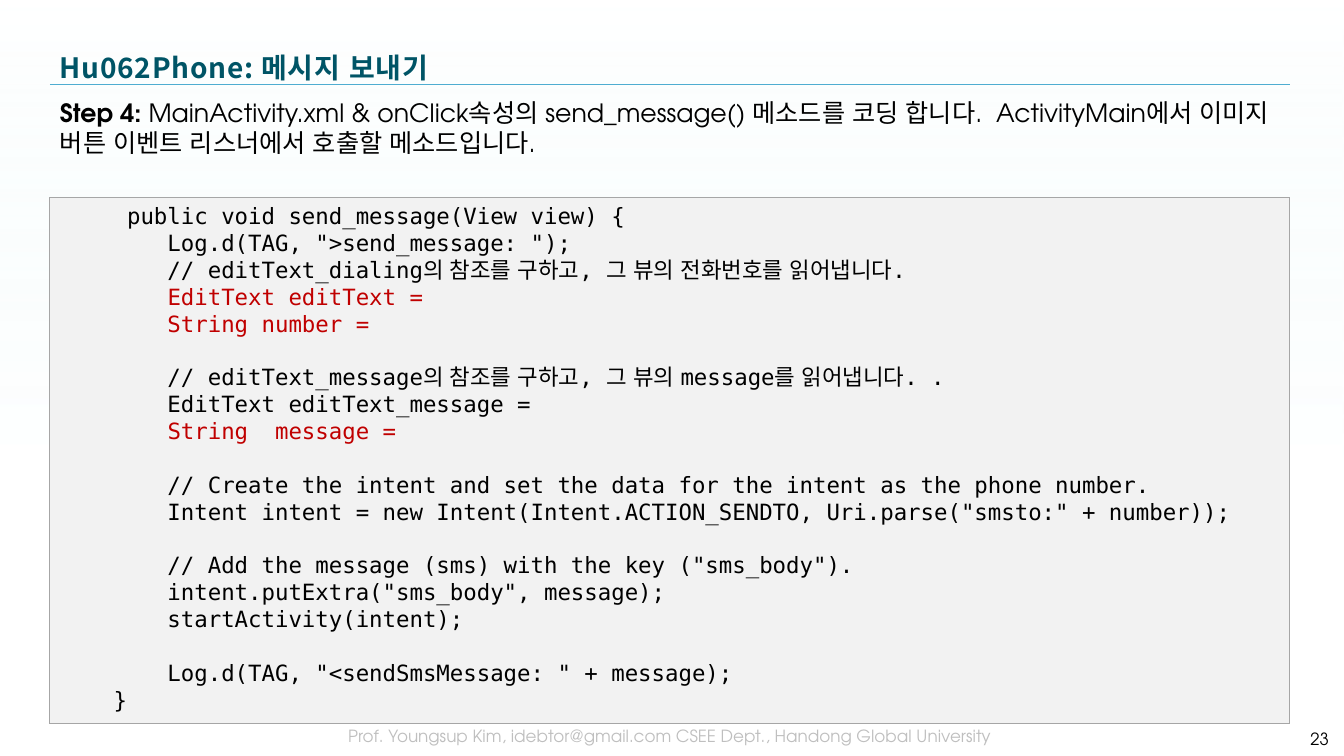
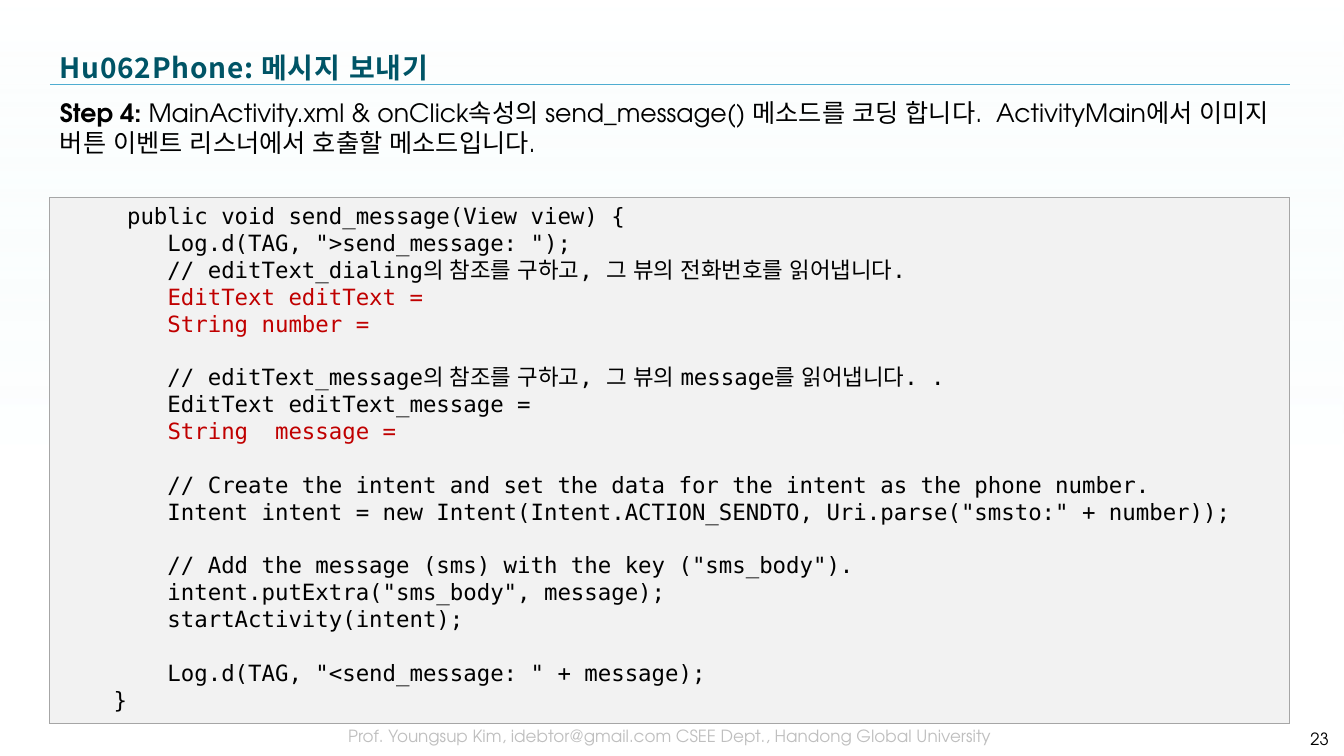
Before and after one commit to tae7841/HuStarAS, a slide deck: slide 23 of ppts/06Service.pptx. Drawn at 1344x756 pixels with LibreOffice and Linux fonts; fonts in the diff are those of the drawing; background and template pictures are left out. Boxes give left, top, right and bottom in pixels: in the first picture for what was removed or moved away, otherwise in the second. Text is boxed around its words. In the diff, an @@ line names an element or a change of style, - is before the commit and + after.

```diff
--- a/ppts/06Service.pptx
+++ b/ppts/06Service.pptx
@@ text in rectangle at (167, 664, 705, 687): text changed @@
-Log.d(TAG, "<sendSmsMessage: " + message);
+Log.d(TAG, "<send_message: " + message);
```
Also in this commit, not shown: 1 other slide changed.
